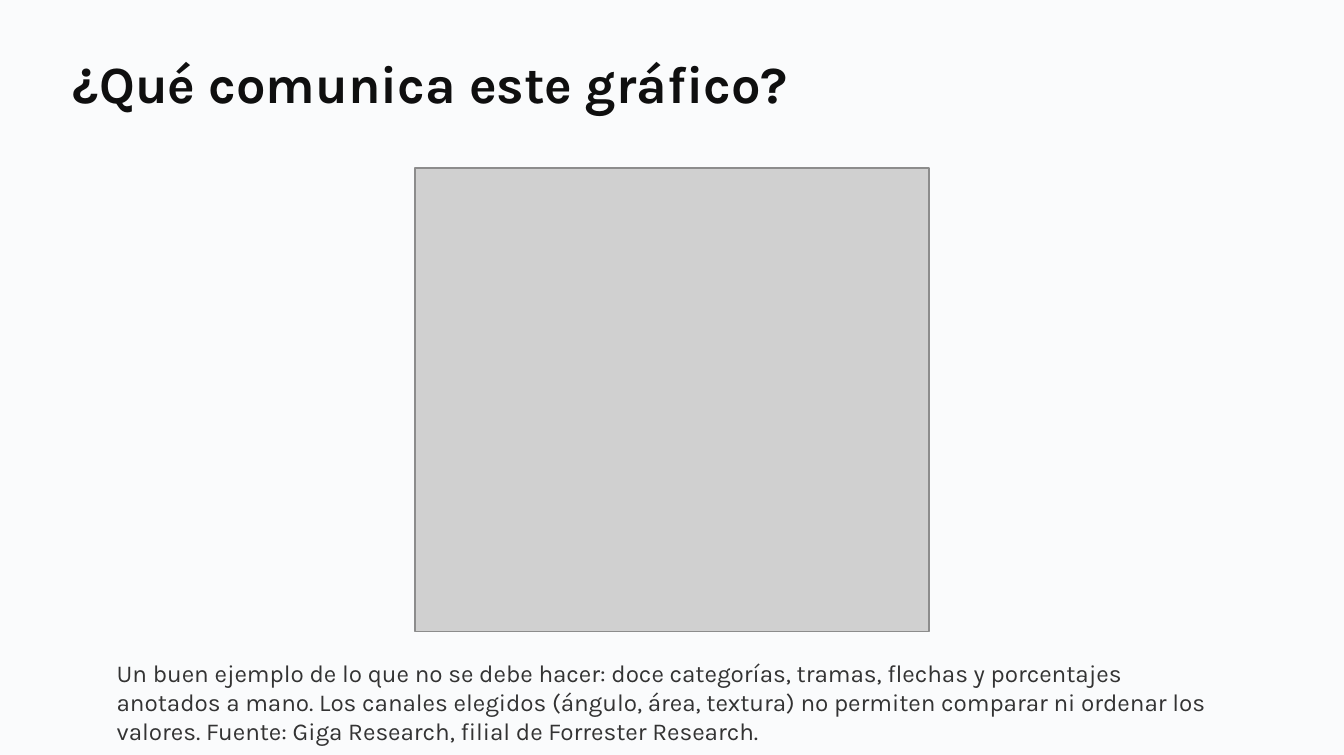
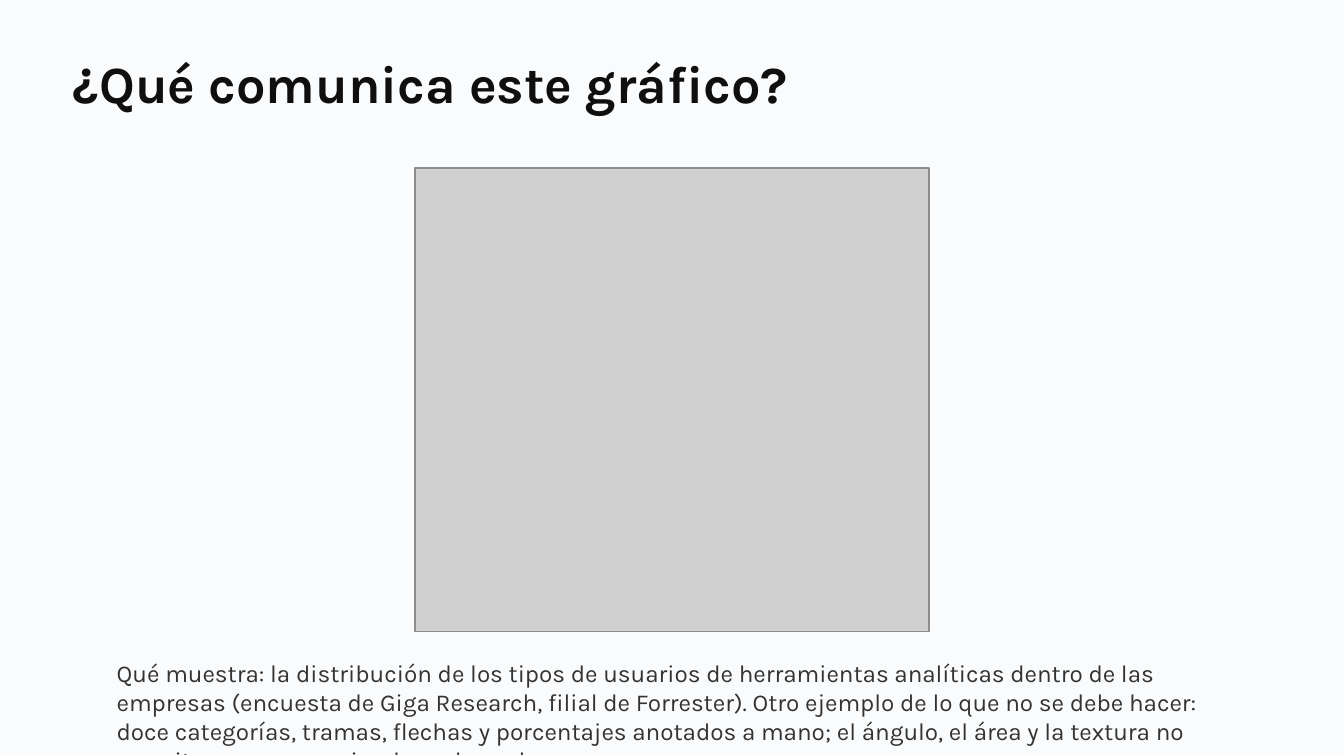
Before and after one commit to daniopitz/cienciadatos, a slide deck: slide 29 of presentaciones/clase03_visualizacion_eda.pptx. Drawn at 1344x755 pixels with LibreOffice and Linux fonts; fonts in the diff are those of the drawing; grey boxes stand for pictures. Boxes give left, top, right and bottom in pixels: in the first picture for what was removed or moved away, otherwise in the second. Text is boxed around its words. In the diff, an @@ line names an element or a change of style, - is before the commit and + after.

```diff
--- a/presentaciones/clase03_visualizacion_eda.pptx
+++ b/presentaciones/clase03_visualizacion_eda.pptx
@@ text at <box>117,663,1196,746</box>: text changed @@
-Un buen ejemplo de lo que no se debe hacer: doce categorías, tramas, flechas y porcentajes anotados a mano. Los canales elegidos (ángulo, área, textura) no permiten comparar ni ordenar los valores. Fuente: Giga Research, filial de Forrester Research.
+Qué muestra: la distribución de los tipos de usuarios de herramientas analíticas dentro de las empresas (encuesta de Giga Research, filial de Forrester). Otro ejemplo de lo que no se debe hacer: doce categorías, tramas, flechas y porcentajes anotados a mano; el ángulo, el área y la textura no permiten comparar ni ordenar los valores.
```
Also in this commit, not shown: 1 other slide changed, 1 other file.
